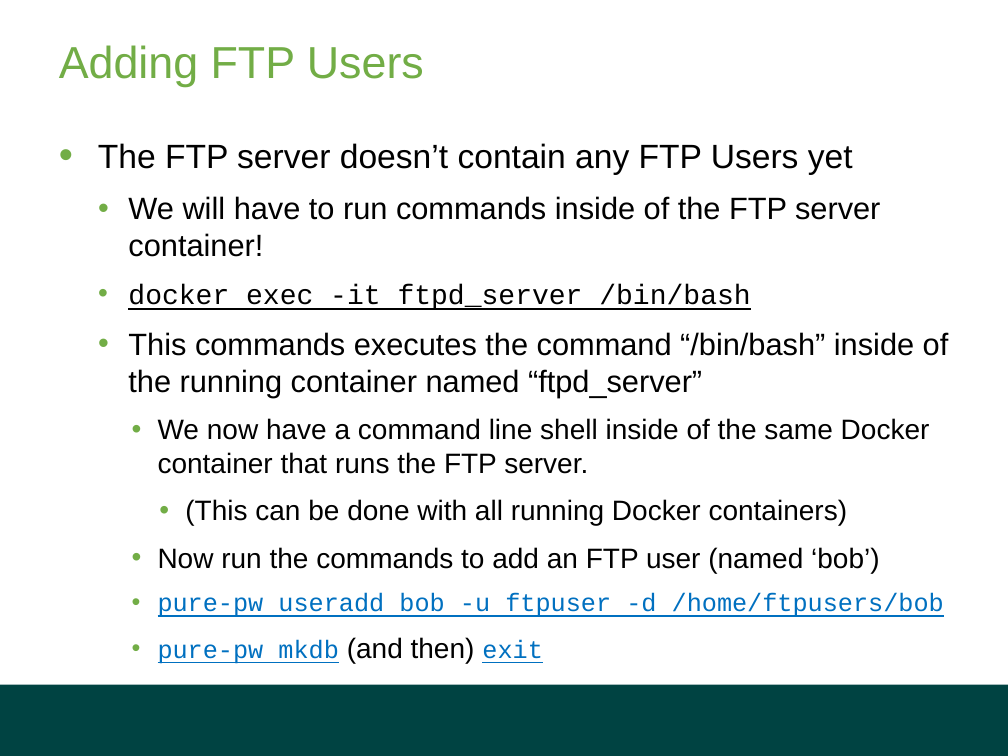
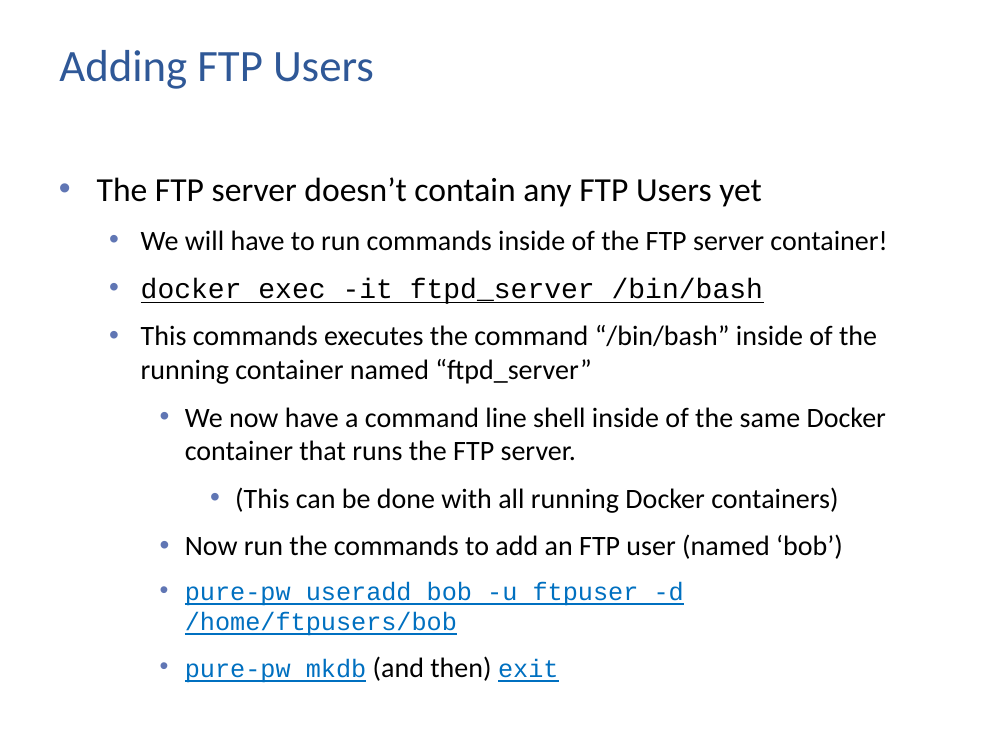
Before and after one commit to elixir-europe/human-data-local-ega, a slide deck: slide 41 of Local EGA Setup.pptx. Drawn at 1008x756 pixels with LibreOffice and Linux fonts; fonts in the diff are those of the drawing; background and template pictures are left out. Boxes give left, top, right and bottom in pixels: in the first picture for what was removed or moved away, otherwise in the second. Text is boxed around its words. In the diff, an @@ line names an element or a change of style, - is before the commit and + after.

```diff
--- a/Local EGA Setup.pptx
+++ b/Local EGA Setup.pptx
@@ title "Adding FTP Users" at (59, 50, 374, 89): font Arial to Calibri, text colour #72AD46 to #2F5897 @@
@@ text "The FTP server doesn’t contain ...": place and size @@
-text "The FTP server doesn’t contain ..." at (98, 143, 949, 664)
+text "The FTP server doesn’t contain ..." at (97, 177, 887, 636)
@@ text "The FTP server doesn’t contain ..." at (97, 177, 887, 636): font Arial to Calibri in "The FTP server doesn’t contain any FTP ...", "We will have to run commands inside ...", "This commands executes the command “/bin/bash” inside ...", "We now have a command line shell ..." and 3 more places; size 22 to 20 pt in "We will have to run commands inside ...", "This commands executes the command “/bin/bash” inside ..."; indent changed; bullet colour #72AD46 to #6076B4 @@
@@ rectangle removed at (0, 684, 1008, 756) @@
```
Also in this commit, not shown: 48 other slides changed.
